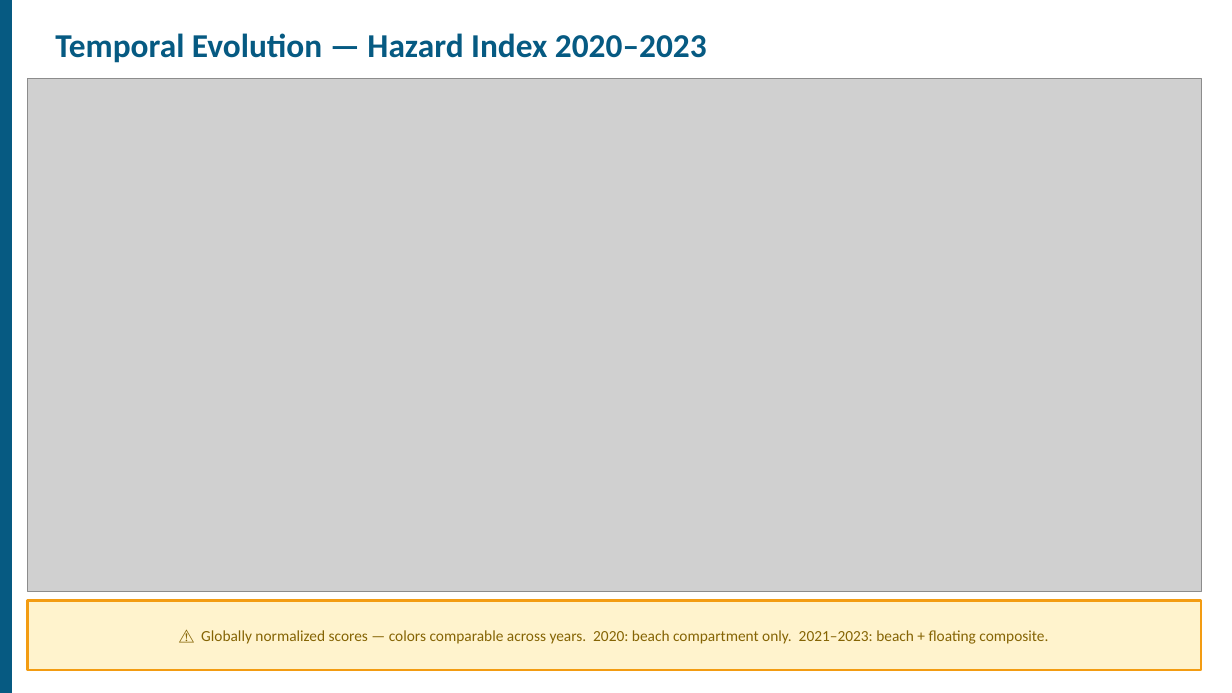
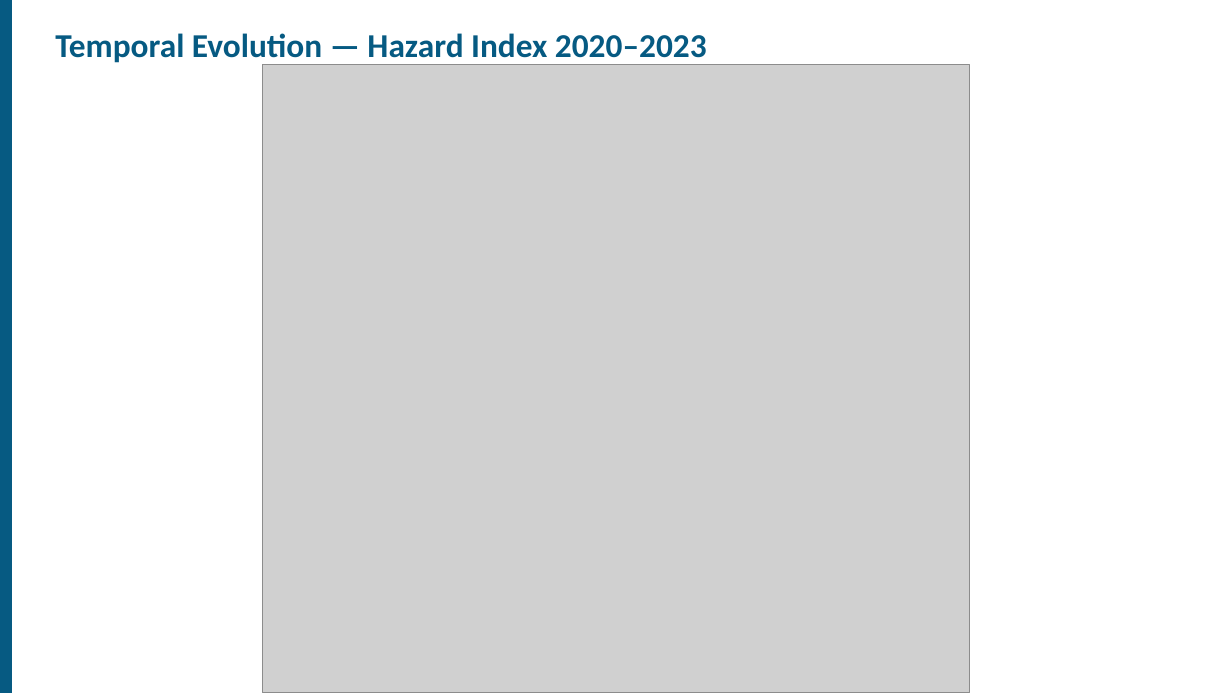
Before and after one commit to daniele22-u/hhe-labsardinia, a slide deck: slide 13 of Marine_Litter_Hazard_Sardinia.pptx. Drawn at 1232x693 pixels with LibreOffice and Linux fonts; fonts in the diff are those of the drawing; grey boxes stand for pictures. Boxes give left, top, right and bottom in pixels: in the first picture for what was removed or moved away, otherwise in the second. Text is boxed around its words. In the diff, an @@ line names an element or a change of style, - is before the commit and + after.

```diff
--- a/Marine_Litter_Hazard_Sardinia.pptx
+++ b/Marine_Litter_Hazard_Sardinia.pptx
@@ picture: place and size @@
-picture at (28,79,1202,592)
+picture at (262,65,970,693)
@@ rectangle removed at (28,601,1202,670) @@
@@ text removed at (201,630,1048,644) @@
-⚠ Globally normalized scores — colors comparable across years. 2020: beach compartment only. 2021–2023: beach + floating composite.
```
Also in this commit, not shown: 4 other slides changed, 3 other files.
